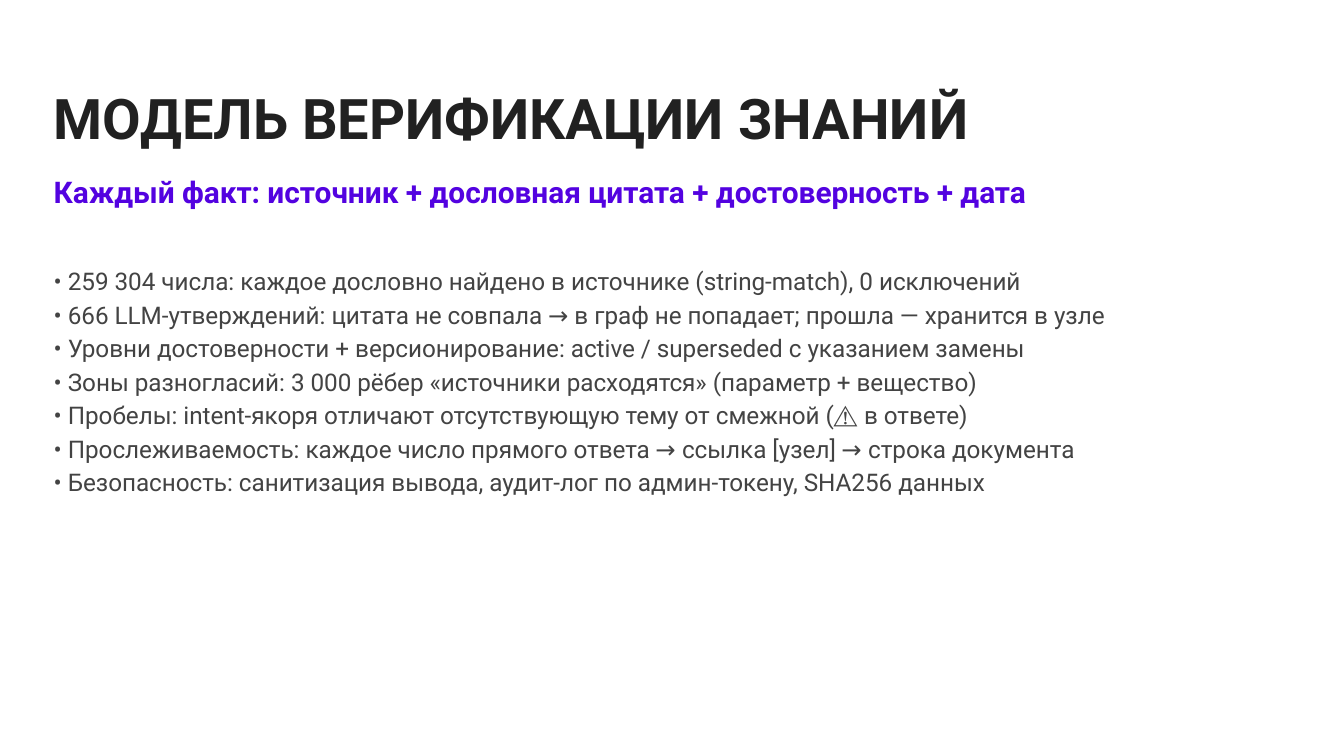
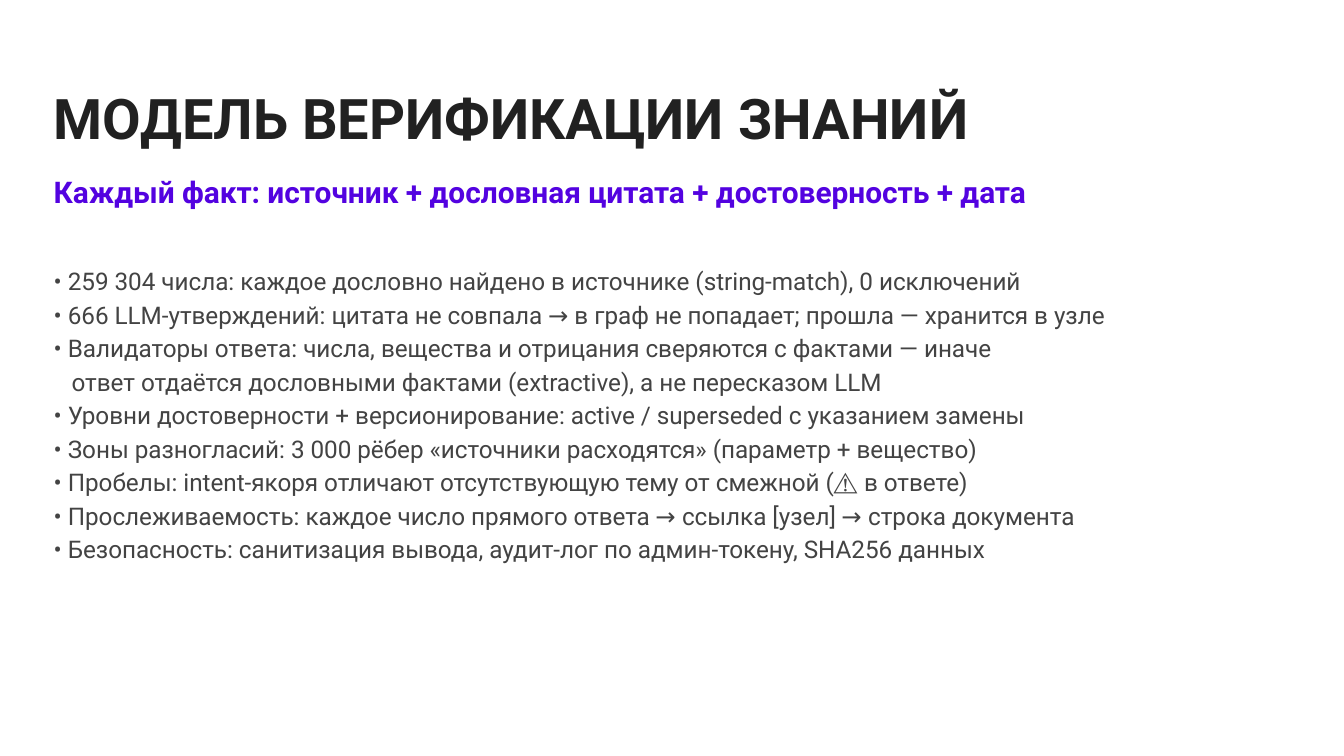
Before and after one commit to CatPawsCoder/Nornickel_aI_science_hack, a slide deck: slide 7 of presentation/nauchny-klubok-NN-v2.pptx. Drawn at 1344x756 pixels with LibreOffice and Linux fonts; fonts in the diff are those of the drawing; background and template pictures are left out. Boxes give left, top, right and bottom in pixels: in the first picture for what was removed or moved away, otherwise in the second. Text is boxed around its words. In the diff, an @@ line names an element or a change of style, - is before the commit and + after.

Commit message:
README/преза: валидаторы ответа (числа/вещества/отрицания), extractive-режим полноты, один LLM-вызов

```diff
--- a/presentation/nauchny-klubok-NN-v2.pptx
+++ b/presentation/nauchny-klubok-NN-v2.pptx
@@ text at box(68, 338, 991, 397): paragraphs added @@
+• Валидаторы ответа: числа, вещества и отрицания сверяются с фактами — иначе
+ответ отдаётся дословными фактами (extractive), а не пересказом LLM
```
Also in this commit, not shown: 2 other files.
